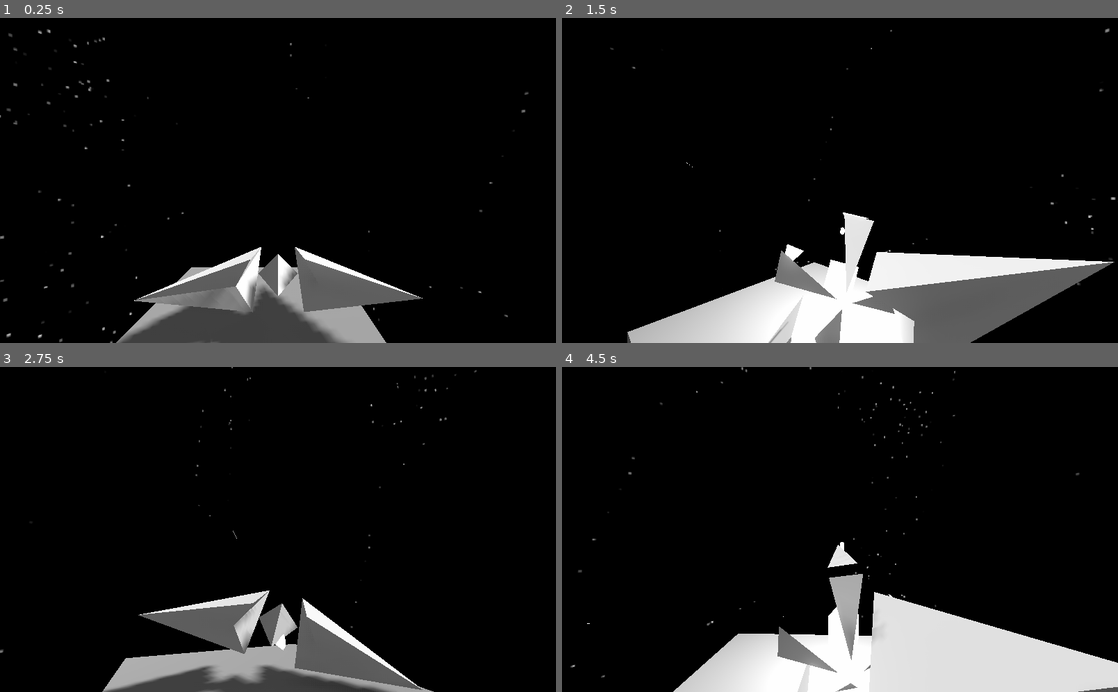
Above: before the commit, frames 1-4 (two rows, left to right).
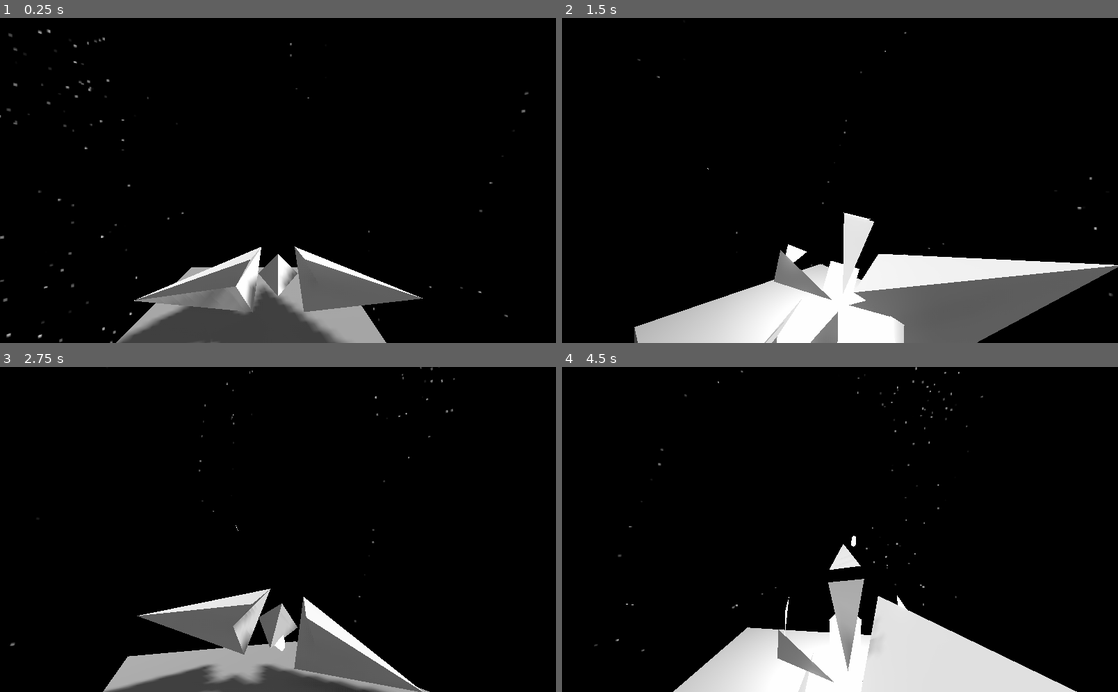
Above: after the commit, the same moments.

Repository: geegaz/FarawaySpace
Game: Godot game, scene res://Scenes/Main.tscn
Same seed, same stepped clock (60 frames per second), same inputs: the game is played once before the commit and once after it.
Inputs (mouse positions are in pixels of both pictures, inside the frame that each line leads up to):
- Up to frame 1 (0.25 s): no input
- Up to frame 2 (1.5 s): move the mouse to (962, 164) at 0.52 s; click (962, 164) at 0.67 s; move the mouse to (728, 196) at 1.27 s; click (728, 196) at 1.42 s
- Up to frame 3 (2.75 s): move the mouse to (333, 458) at 2.02 s; click (333, 458) at 2.17 s
- Up to frame 4 (4.5 s): move the mouse to (812, 594) at 2.77 s; click (812, 594) at 2.92 s; move the mouse to (1006, 578) at 3.52 s; click (1006, 578) at 3.67 s; move the mouse to (673, 480) at 4.27 s; click (673, 480) at 4.42 s

The runs differ from the first frame. In frame 1, less than 0.1% of the frame differs, in the area x 28-69%, y 70-91%; in frame 2, 2.3%; in frame 3, 0.9%; in frame 4, 4.8%, in the area x 1-100%, y 0-100%.

Commit message:
added some building blocks

Diff:
--- a/Scenes/Camera.tscn
+++ b/Scenes/Camera.tscn
@@ -10,3 +10,5 @@
 
 [node name="CameraShake" type="Node" parent="."]
 script = ExtResource( 2 )
+shake_speed = 60.0
+shake_multiplier = 0.1
--- a/Scenes/Main.tscn
+++ b/Scenes/Main.tscn
@@ -54,6 +54,7 @@
 [node name="Ship" parent="." instance=ExtResource( 1 )]
 
 [node name="Camera" parent="." instance=ExtResource( 2 )]
+smoothing_speed = 3.0
 
 [node name="WorldEnvironment" type="WorldEnvironment" parent="."]
 environment = SubResource( 3 )
Not shown, added: Assets/Meshes/Cube.001.obj
Not shown, added: Assets/Meshes/Cube.002.obj
Not shown, added: Assets/Meshes/Cube.003.obj
Not shown, added: Assets/Meshes/Cube.004.obj
Not shown, added: Assets/Meshes/Cube.005.obj
Not shown, added: Assets/Meshes/Cube.006.obj
Not shown, added: Assets/Meshes/Cube.007.obj
Not shown, added: Assets/Meshes/Cube.008.obj
Not shown, added: Assets/Meshes/Cube.009.obj
Not shown, added: Assets/Meshes/Cube.obj
Not shown, changed: Assets/Meshes/ship_prism.obj.import
Not shown, changed: Assets/Meshes/ship_wing.obj.import
(and 7 more such lines)
